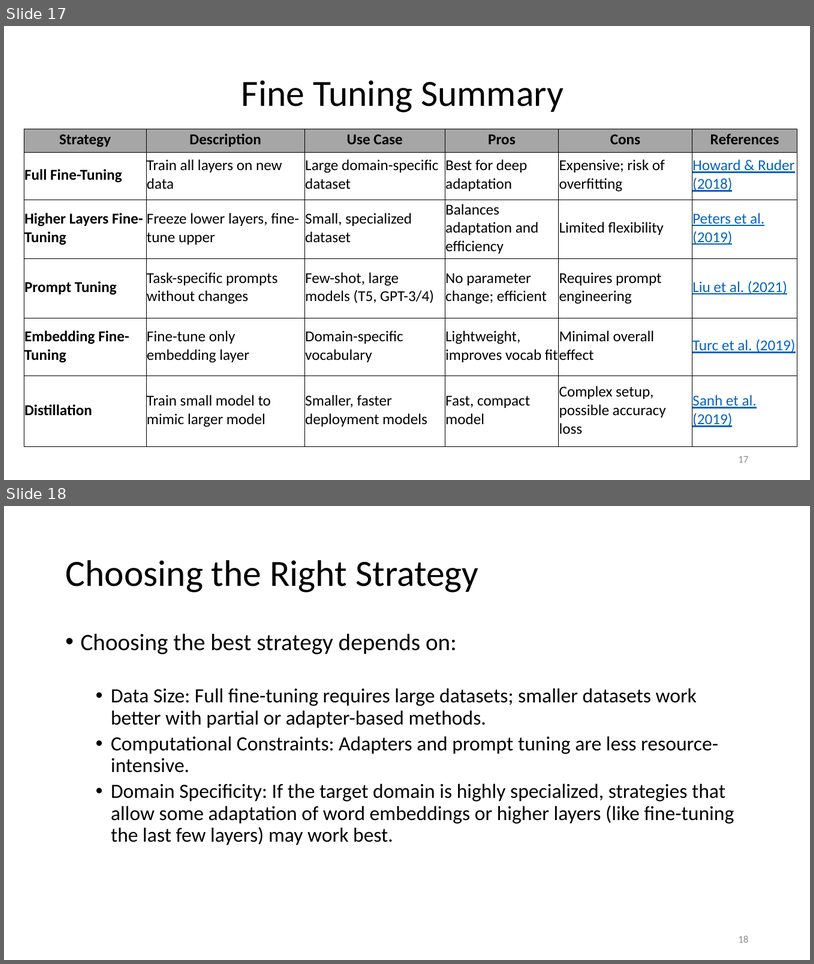
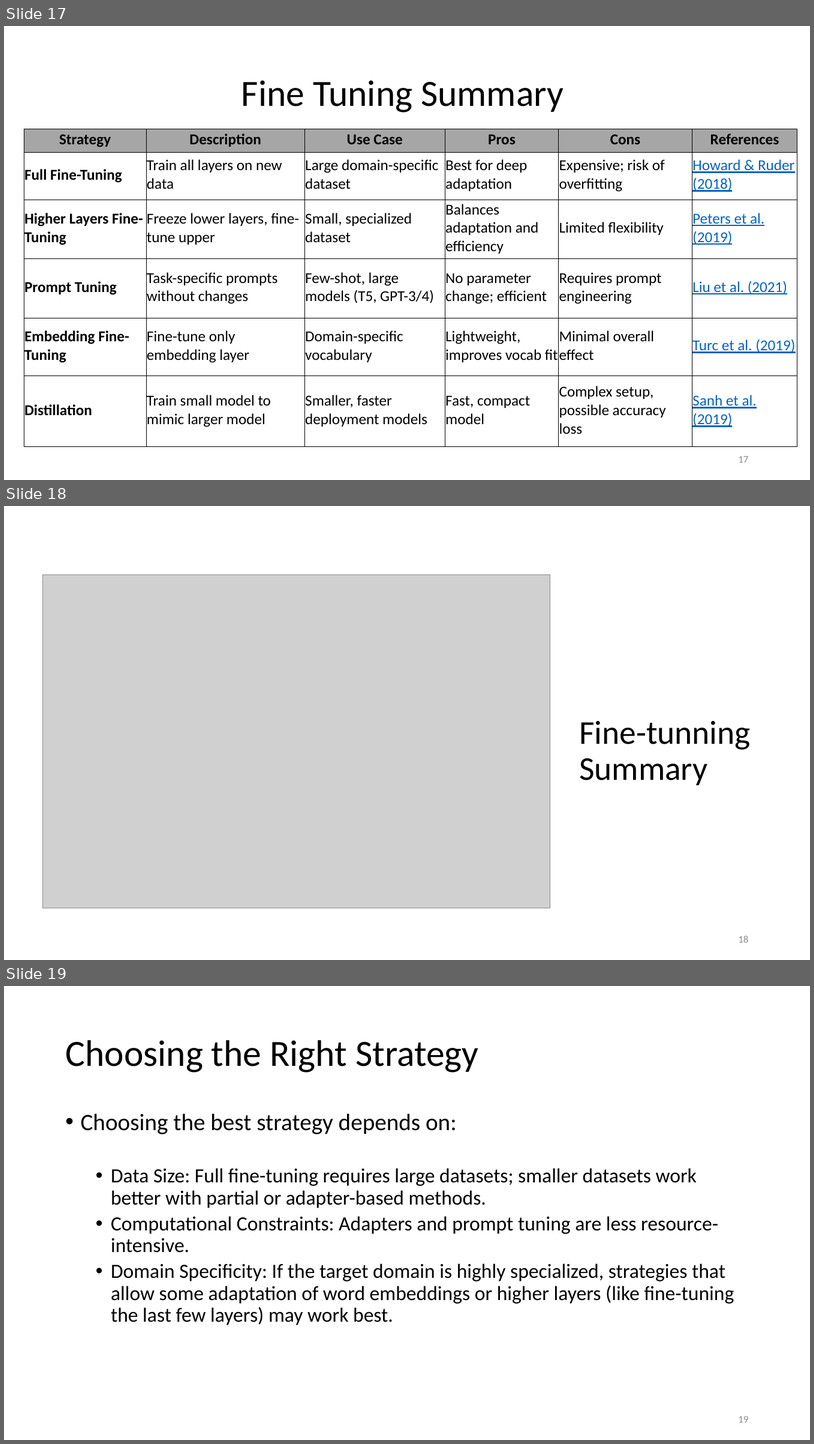
Before and after one commit to motazsaad/NLP-Theresa, a slide deck: slides/LLMs/08 Transfer learning (finetunning).pptx. Shown one above the other, each under a label of ours: slides 17 and 18 before the commit, slides 17, 18 and 19 after it. The pictures are 814x964 and 814x1444 pixels, drawn with LibreOffice and Linux fonts; fonts in the diff are those of the drawing; grey boxes stand for pictures. Boxes give left, top, right and bottom in pixels: in the first picture for what was removed or moved away, otherwise in the second. Text is boxed around its words. In the diff, an @@ line names an element or a change of style, - is before the commit and + after.

```diff
--- a/slides/LLMs/08 Transfer learning (finetunning).pptx
+++ b/slides/LLMs/08 Transfer learning (finetunning).pptx
@@ slide 18 added at <box>4,506,810,960</box>, background #FFFFFF @@
@@ picture added at <box>43,575,550,908</box> @@
@@ title added at <box>579,721,750,785</box>, 39.6 pt, text #000000 @@
+Fine-tunning
+Summary
@@ page number added at <box>738,935,749,942</box>, 12 pt, text #8C8C8C @@
+18
@@ what was slide 18 is now slide 19 @@
@@ page number at <box>738,1416,749,1422</box>: text changed @@
-18
+19
```
Also in this commit, not shown: 6 slides changed, 1 other slide added, 1 other file.
